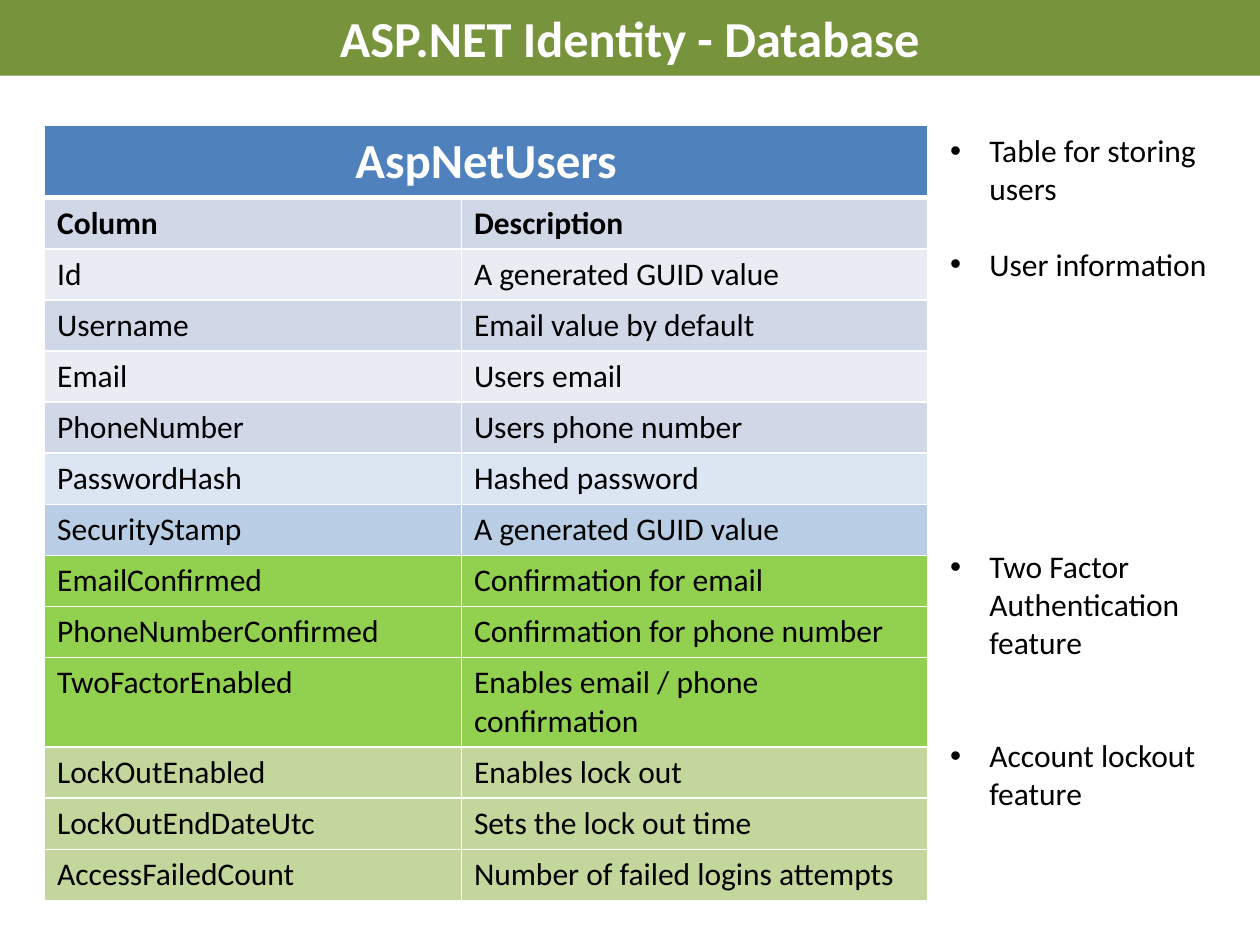
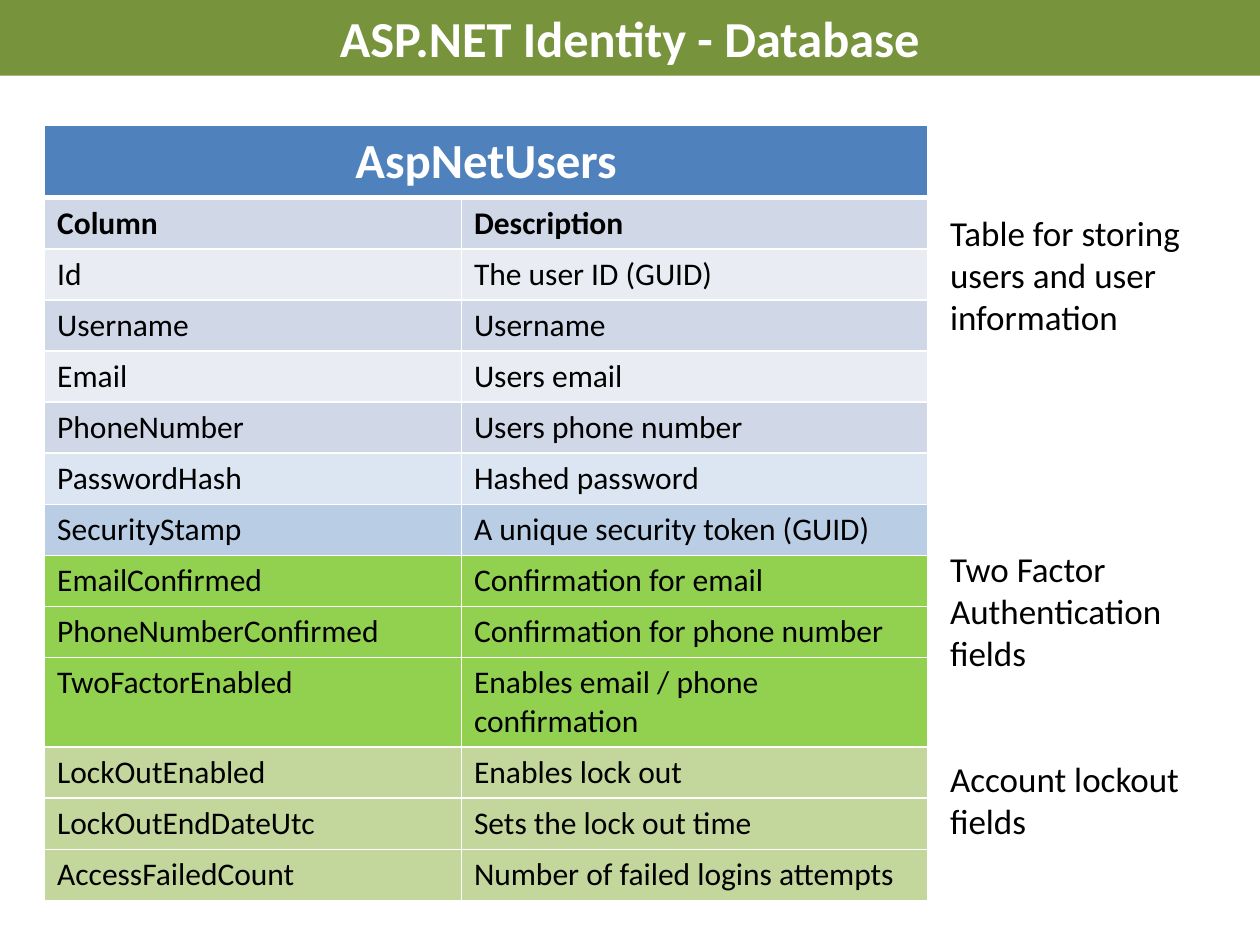
Before and after one commit to AndreasElffors/ProjectIdentity, a slide deck: slide 3 of Documents/Slides/Identity-Database.pptx. Drawn at 1260x945 pixels with LibreOffice and Linux fonts; fonts in the diff are those of the drawing; background and template pictures are left out. Boxes give left, top, right and bottom in pixels: in the first picture for what was removed or moved away, otherwise in the second. Text is boxed around its words. In the diff, an @@ line names an element or a change of style, - is before the commit and + after.

```diff
--- a/Documents/Slides/Identity-Database.pptx
+++ b/Documents/Slides/Identity-Database.pptx
@@ table at box(44, 125, 927, 895) @@
-row 3, column 2: A generated GUID value
+row 3, column 2: The user ID (GUID)
-row 4, column 2: Email value by default
+row 4, column 2: Username
-row 8, column 2: A generated GUID value
+row 8, column 2: A unique security token (GUID)
@@ text at box(950, 221, 1180, 835): text changed; size 18 to 20 pt @@
-• Table for storing users
-• User information
-• Two Factor Authentication feature
-• Account lockout feature
+Table for storing users and user information
+Two Factor Authentication fields
+Account lockout fields
```
Also in this commit, not shown: 6 other slides changed, 2 slides added, 5 other files.
